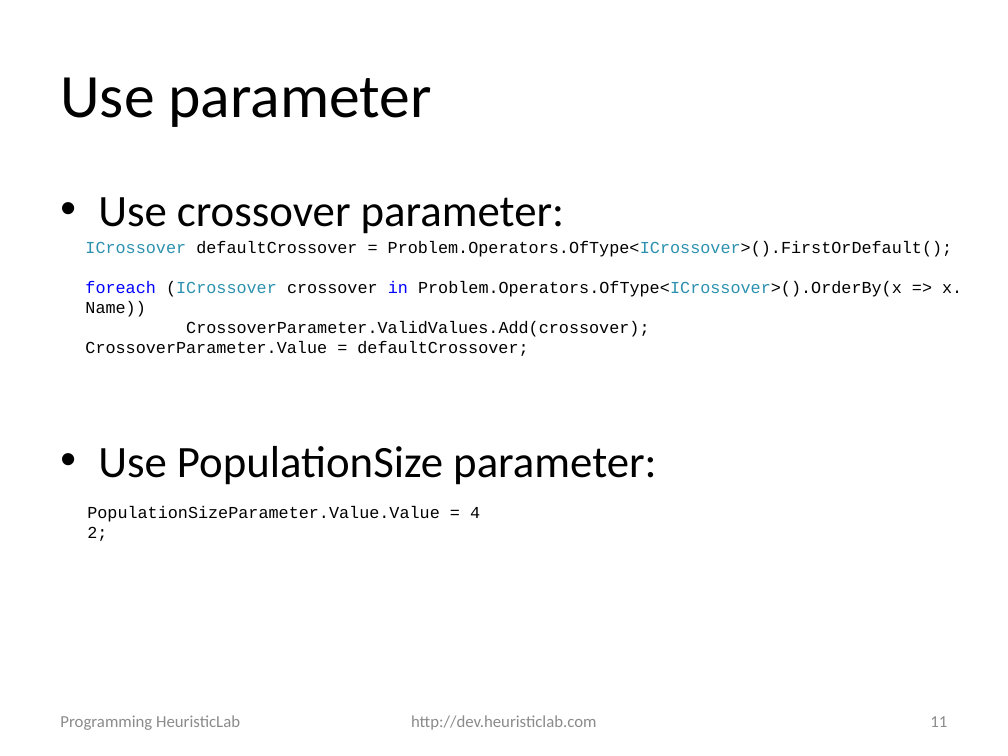
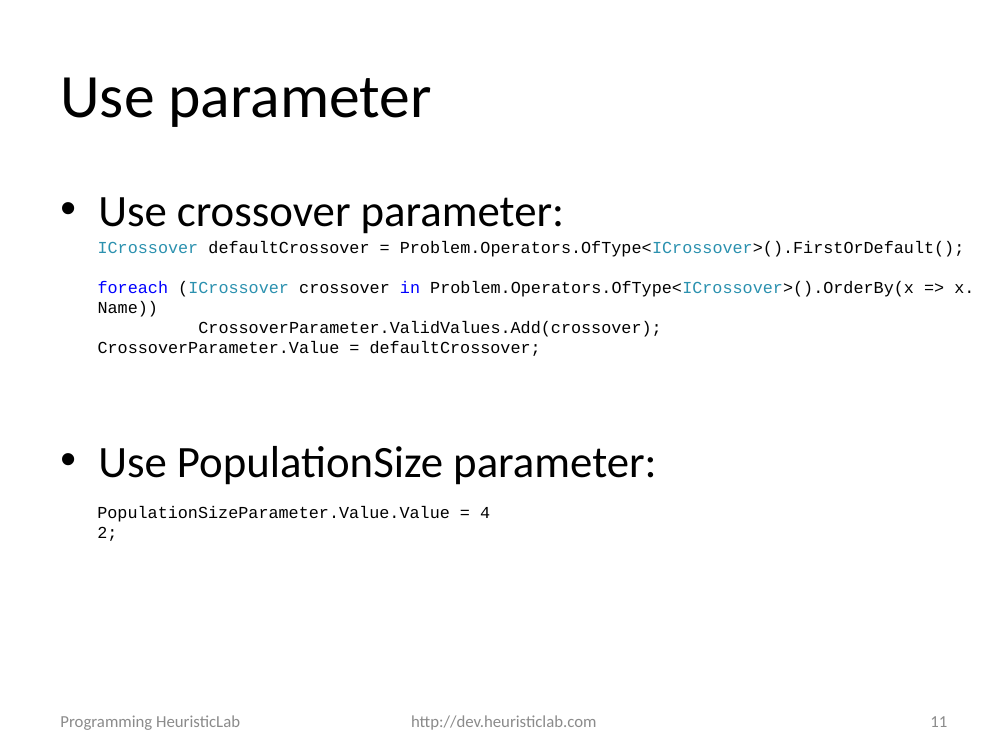
Before and after one commit to heal-research/HeuristicLab, a slide deck: slide 11 of documentation/Tutorials/Programming HeuristicLab - Algorithms and Problems.pptx. Drawn at 1008x756 pixels with LibreOffice and Linux fonts; fonts in the diff are those of the drawing; background and template pictures are left out. Boxes give left, top, right and bottom in pixels: in the first picture for what was removed or moved away, otherwise in the second. Text is boxed around its words. In the diff, an @@ line names an element or a change of style, - is before the commit and + after.

```diff
--- a/documentation/Tutorials/Programming HeuristicLab - Algorithms and Problems.pptx
+++ b/documentation/Tutorials/Programming HeuristicLab - Algorithms and Problems.pptx
@@ text "ICrossover defaultCrossover = Problem.Operators.OfType<ICros ...": place and size @@
-text "ICrossover defaultCrossover = Problem.Operators.OfType<ICros ..." at bbox=[85, 241, 962, 356]
+text "ICrossover defaultCrossover = Problem.Operators.OfType<ICros ..." at bbox=[98, 241, 974, 356]
@@ text "PopulationSizeParameter.Value.Value = 42;": place and size @@
-text "PopulationSizeParameter.Value.Value = 42;" at bbox=[87, 506, 440, 522]
+text "PopulationSizeParameter.Value.Value = 42;" at bbox=[97, 506, 450, 522]
```
Also in this commit, not shown: 4 other slides changed, 1 other file.
